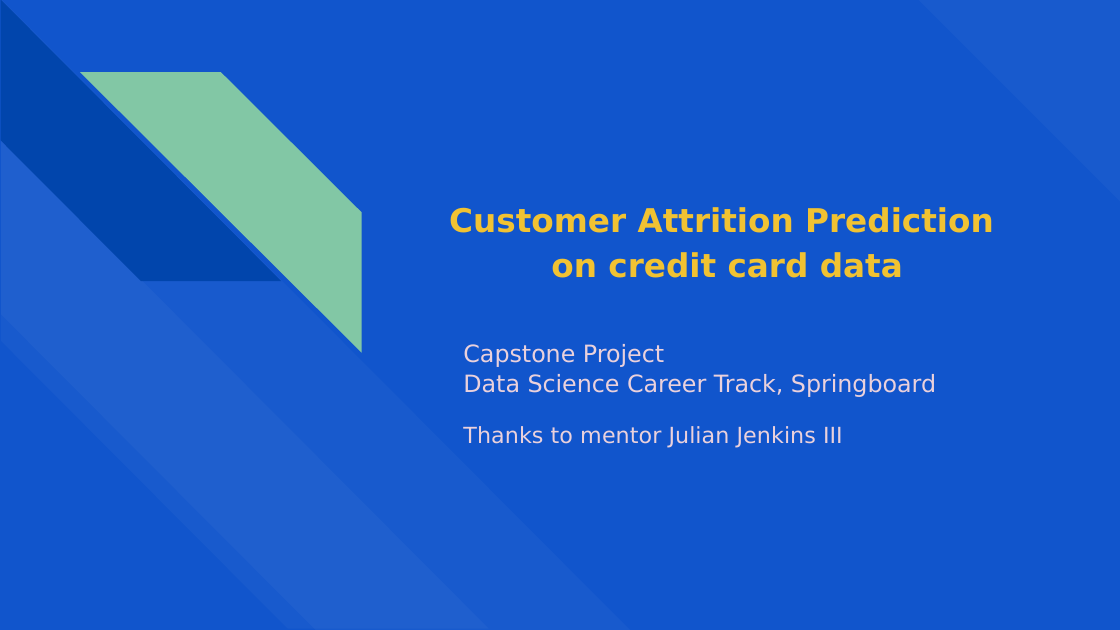
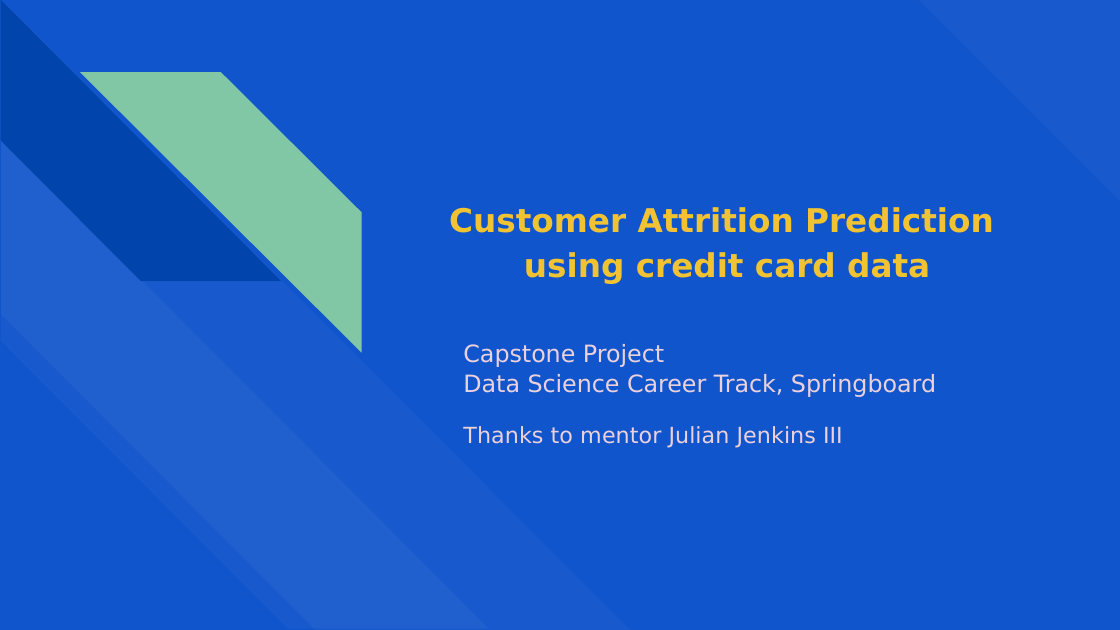
Before and after one commit to shaisid01/Data-Science, a slide deck: slide 1 of CapstoneProjects/Capstone 2/Docs/Customer Attrition Prediction on Credit Card data.pptx. Drawn at 1120x630 pixels with LibreOffice and Linux fonts; fonts in the diff are those of the drawing. Boxes give left, top, right and bottom in pixels: in the first picture for what was removed or moved away, otherwise in the second. Text is boxed around its words. In the diff, an @@ line names an element or a change of style, - is before the commit and + after.

```diff
--- a/CapstoneProjects/Capstone 2/Docs/Customer Attrition Prediction on Credit Card data.pptx
+++ b/CapstoneProjects/Capstone 2/Docs/Customer Attrition Prediction on Credit Card data.pptx
@@ title at (524, 252, 930, 284): text changed @@
-on credit card data
+using credit card data
```
Also in this commit, not shown: 1 other slide changed, 4 other files.
